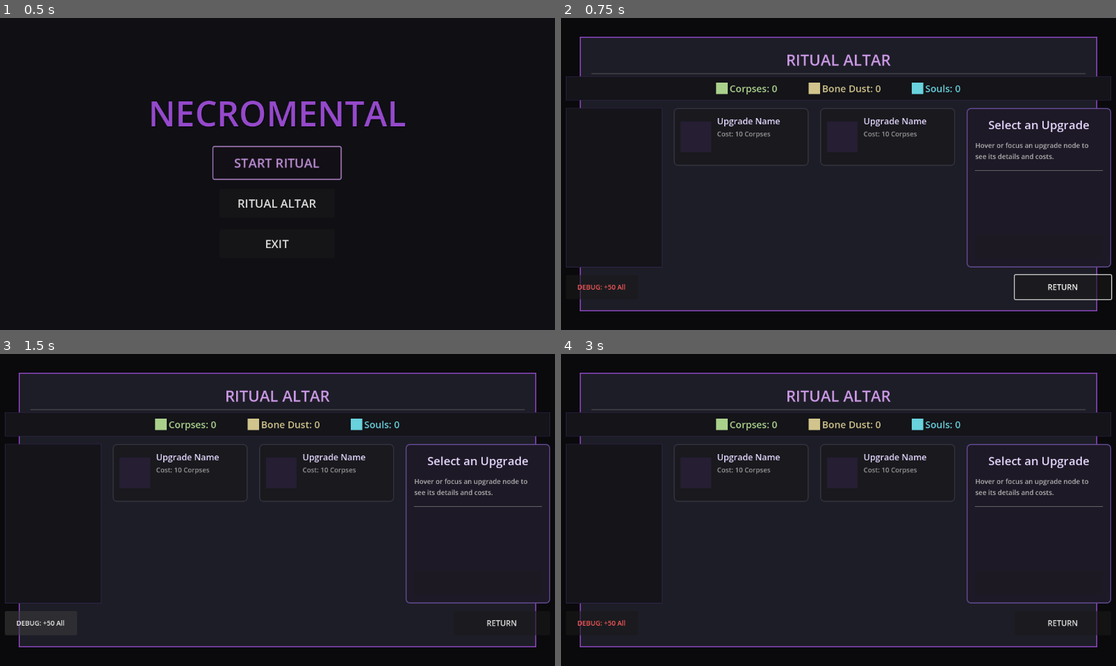
Above: before the commit, frames 1-4 (two rows, left to right).
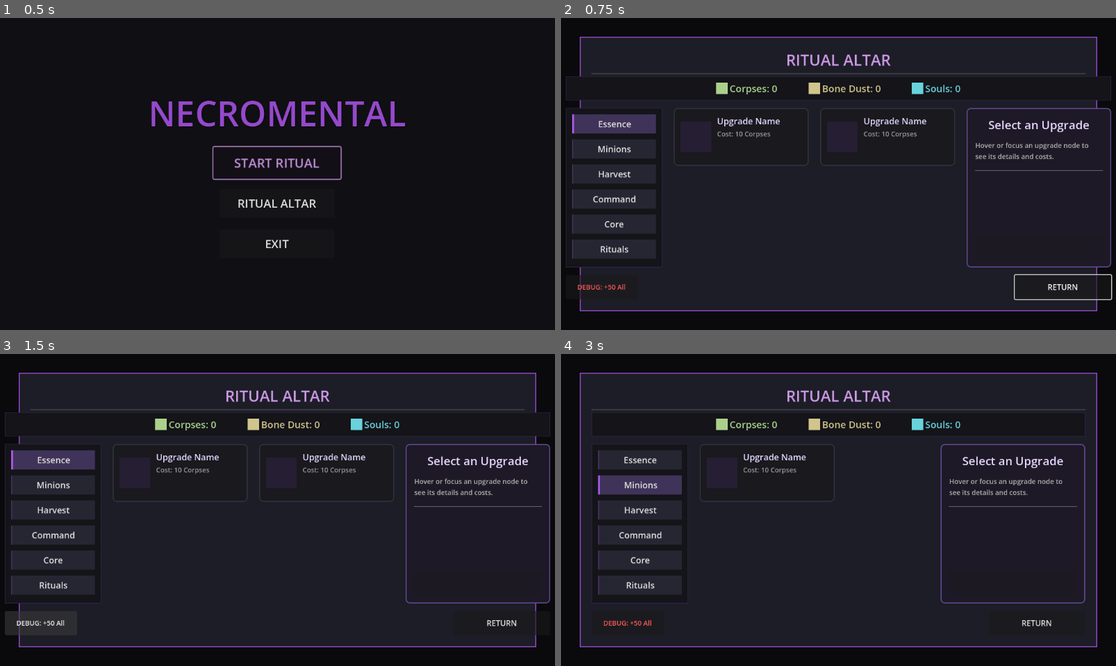
Above: after the commit, the same moments.

Repository: Noah1302/Necromental
Game: Godot game, scene res://scenes/ui/main_menu/main_menu.tscn
The game is run twice, just before and just after one commit, with the same random seed, the same clock (stepped at 60 frames per second) and the same inputs.
Inputs (mouse positions are in pixels of both pictures, inside the frame that each line leads up to):
- Up to frame 1 (0.5 s): no input
- Up to frame 2 (0.75 s): click "RITUAL ALTAR" at 0.5 s
- Up to frame 3 (1.5 s): click "DEBUG: +50 All" at 1.25 s
- Up to frame 4 (3 s): click (616, 460) at 2 s, where only the run after the commit has a clickable "Essence"; click (616, 485) at 2.75 s, where only the run after the commit has a clickable "Minions"

Frame 1 is identical in both runs. In frame 2, 5.4% of the frame differs, in the area x 2-18%, y 30-78%; in frame 3, 5.4%; in frame 4, 8.4%, in the area x 0-100%, y 18-91%.
Error in both runs: Invalid assignment of property or key 'unlocked_floors' with value of type 'Array' on a base object of type 'Resource (SaveData)'. (res://src/data/save_data.gd…

Commit message:
Fix: correct font size override syntax in meta_upgrade.gd

Diff:
--- a/scenes/ui/meta_upgrade/meta_upgrade.gd
+++ b/scenes/ui/meta_upgrade/meta_upgrade.gd
@@ -63,7 +63,7 @@
 		var btn = Button.new()
 		btn.text = cat
 		btn.custom_minimum_size = Vector2(0, 40)
-		btn.theme_override_font_sizes.font_size = 18
+		btn.add_theme_font_size_override("font_size", 18)
 
 		var normal_style = StyleBoxFlat.new()
 		normal_style.bg_color = Color(0.15, 0.15, 0.2)
@@ -176,7 +176,6 @@
 					if c.data.id == cache_upg.id:
 						_on_card_selected(cache_upg, c)
 						btn_purchase.grab_focus()
-						btn_purchase.grab_focus()
 
 func _on_resources_changed() -> void:
 	_update_resources()
